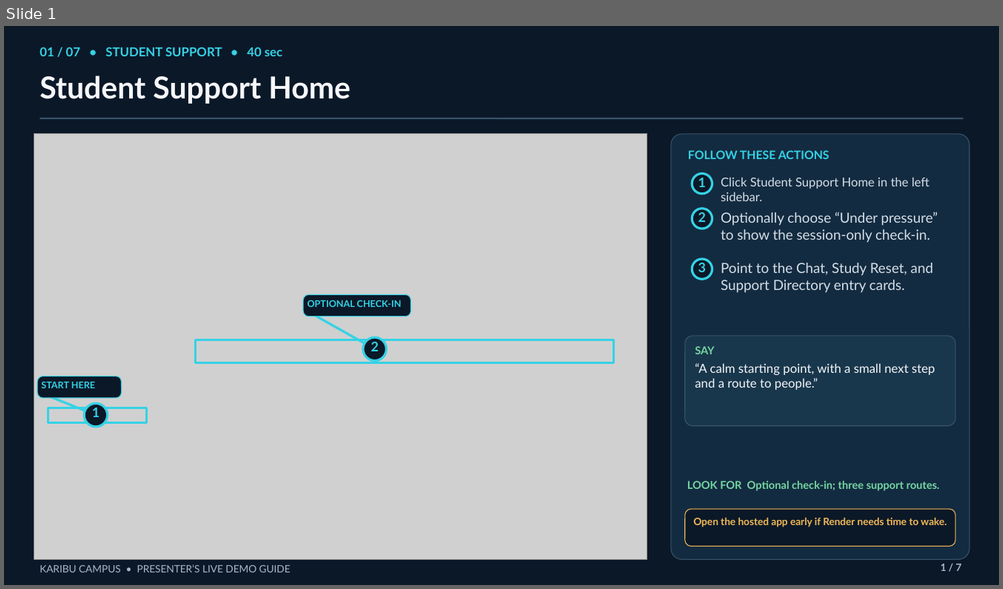
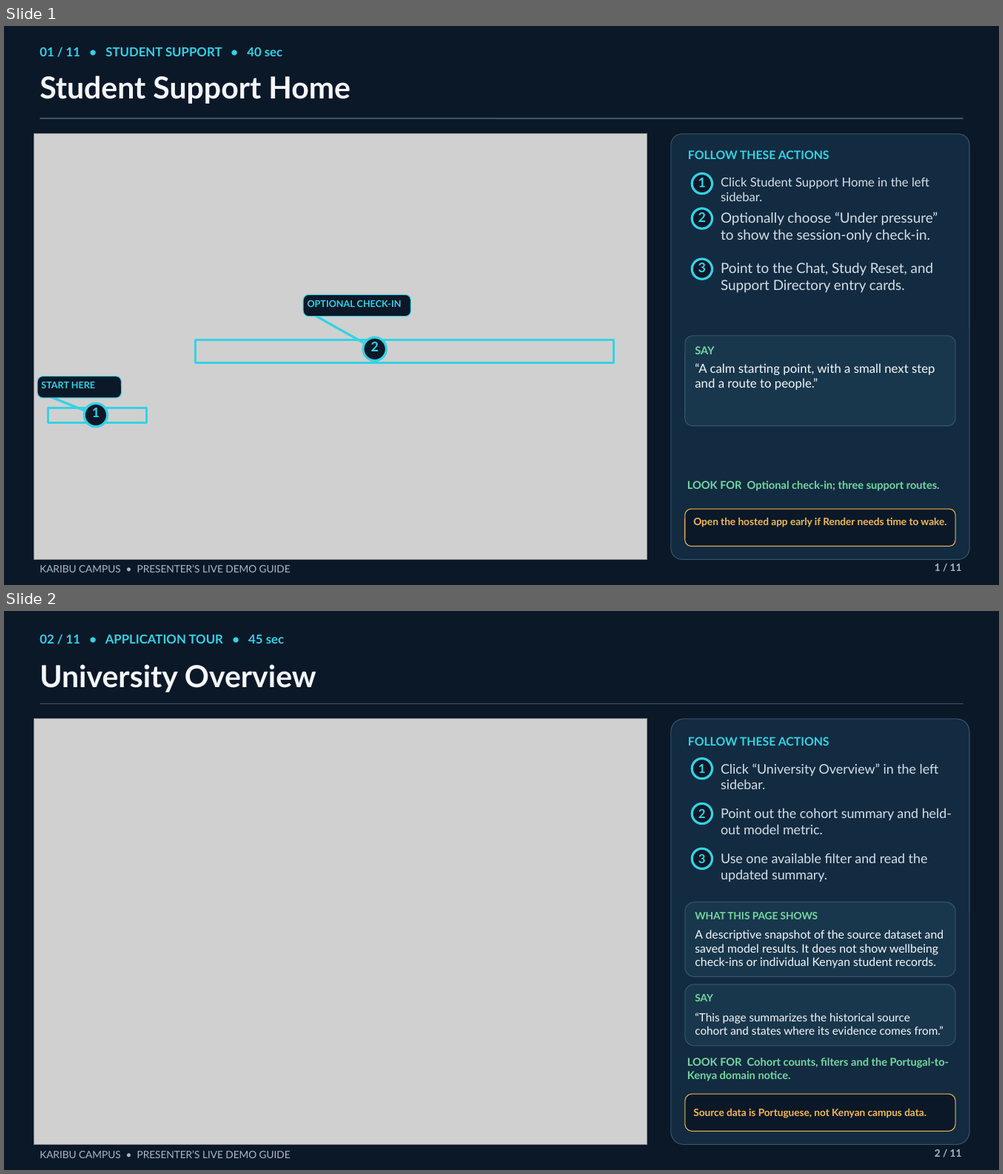
Before and after one commit to Tony405-spec/Karibu-Campus, a slide deck: presentation/demo_guide.pptx. Shown one above the other, each under a label of ours: slide 1 before the commit, slides 1 and 2 after it. The pictures are 1003x589 and 1003x1174 pixels, drawn with LibreOffice and Linux fonts; fonts in the diff are those of the drawing; grey boxes stand for pictures. Boxes give left, top, right and bottom in pixels: in the first picture for what was removed or moved away, otherwise in the second. Text is boxed around its words. In the diff, an @@ line names an element or a change of style, - is before the commit and + after.

Commit message:
Expand demo guide with page-by-page walkthrough

```diff
--- a/presentation/demo_guide.pptx
+++ b/presentation/demo_guide.pptx
@@ slide 2 added at <box>4,611,999,1170</box>, background #0B1828 @@
@@ text added at <box>40,634,284,644</box>, 12 pt, text #35D2E5, bold @@
+02 / 11 • APPLICATION TOUR • 45 sec
@@ text added at <box>40,664,316,692</box>, 29.2 pt, text #F5F7FA, bold @@
+University Overview
@@ picture added at <box>34,719,647,1145</box> @@
@@ rectangle added at <box>40,703,964,704</box>, fill #39546A @@
@@ rounded rectangle added at <box>671,719,970,1145</box>, fill #132B40, outline #39546A 0.75 pt @@
@@ text added at <box>688,737,829,746</box>, 11.2 pt, text #35D2E5, bold @@
+FOLLOW THESE ACTIONS
@@ rounded rectangle added at <box>692,759,712,779</box>, fill #0B1828, outline #35D2E5 2.25 pt @@
@@ text added at <box>698,764,706,773</box>, 12 pt, text #35D2E5, bold @@
+1
@@ text added at <box>720,763,939,789</box>, 12.8 pt, text #D4DEE8 @@
+Click “University Overview” in the left sidebar.
@@ rounded rectangle added at <box>692,803,712,823</box>, fill #0B1828, outline #35D2E5 2.25 pt @@
@@ text added at <box>698,809,706,818</box>, 12 pt, text #35D2E5, bold @@
+2
@@ text added at <box>720,809,951,834</box>, 12.8 pt, text #D4DEE8 @@
+Point out the cohort summary and held-out model metric.
@@ rounded rectangle added at <box>692,849,712,869</box>, fill #0B1828, outline #35D2E5 2.25 pt @@
@@ text added at <box>698,854,706,863</box>, 12 pt, text #35D2E5, bold @@
+3
@@ text added at <box>720,854,928,882</box>, 12.8 pt, text #D4DEE8 @@
+Use one available filter and read the updated summary.
@@ rounded rectangle added at <box>685,903,955,977</box>, fill #19374C, outline #39546A 0.75 pt @@
@@ text added at <box>694,912,818,920</box>, 9.8 pt, text #75D6A2, bold @@
+WHAT THIS PAGE SHOWS
@@ text added at <box>694,930,944,968</box>, 11.2 pt, text #F5F7FA @@
+A descriptive snapshot of the source dataset and saved model results. It does not show wellbeing check-ins or individual Kenyan student records.
@@ rounded rectangle added at <box>685,985,955,1046</box>, fill #19374C, outline #39546A 0.75 pt @@
@@ text added at <box>694,994,713,1002</box>, 9.8 pt, text #75D6A2, bold @@
+SAY
@@ text added at <box>694,1013,943,1035</box>, 10.9 pt, text #F5F7FA @@
+“This page summarizes the historical source cohort and states where its evidence comes from.”
@@ text added at <box>687,1058,949,1082</box>, 10.5 pt, text #75D6A2, bold @@
+LOOK FOR Cohort counts, filters and the Portugal-to-Kenya domain notice.
@@ rounded rectangle added at <box>685,1094,955,1132</box>, fill #0B1828, outline #F0B957 0.75 pt @@
@@ text added at <box>693,1108,926,1119</box>, 9.8 pt, text #F0B957, bold @@
+Source data is Portuguese, not Kenyan campus data.
@@ text added at <box>40,1150,290,1159</box>, 9.8 pt, text #A8B8C8 @@
+KARIBU CAMPUS • PRESENTER’S LIVE DEMO GUIDE
@@ text added at <box>934,1150,962,1157</box>, 9.8 pt, text #A8B8C8, bold @@
+2 / 11
@@ slide 1 changed as well @@
@@ text at <box>40,47,282,56</box>: text changed @@
-01 / 07 • STUDENT SUPPORT • 40 sec
+01 / 11 • STUDENT SUPPORT • 40 sec
@@ text at <box>934,564,962,571</box>: text changed @@
-1 / 7
+1 / 11
```
Also in this commit, not shown: 6 other slides changed, 3 other slides added.
